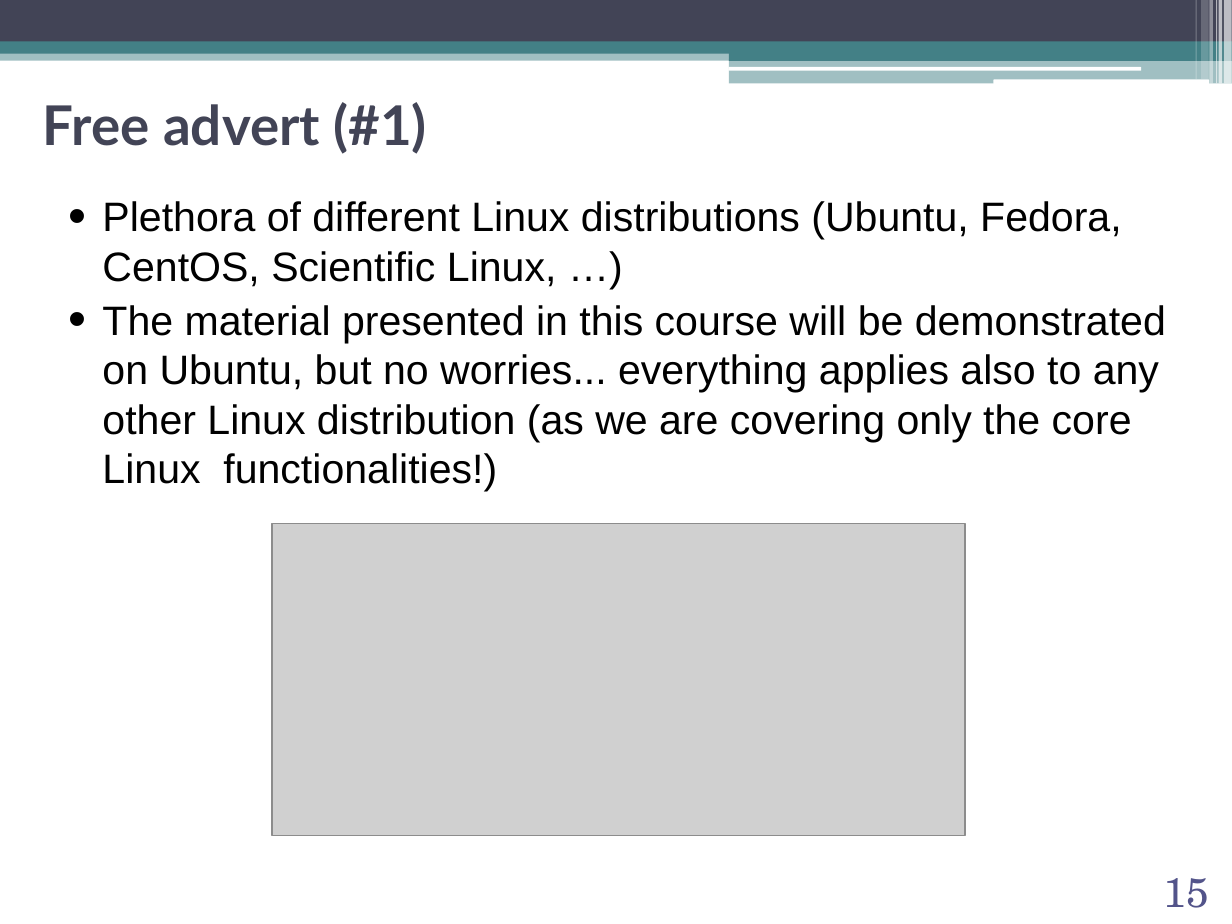
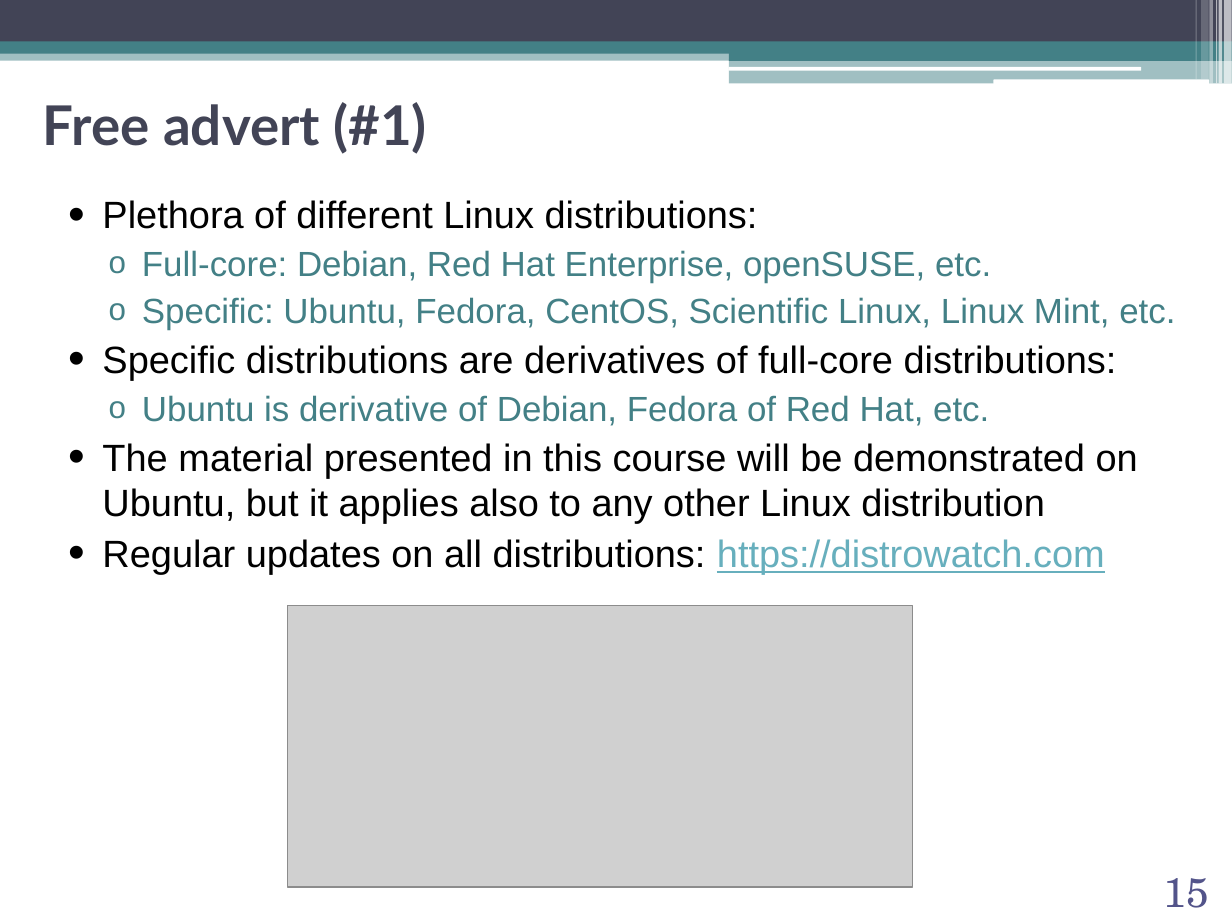
Before and after one commit to abilandz/PH8124, a slide deck: slide 15 of Lecture_1/ABilandzic_PH8124_SS2021.pptx. Drawn at 1232x924 pixels with LibreOffice and Linux fonts; fonts in the diff are those of the drawing; grey boxes stand for pictures; background and template pictures are left out. Boxes give left, top, right and bottom in pixels: in the first picture for what was removed or moved away, otherwise in the second. Text is boxed around its words. In the diff, an @@ line names an element or a change of style, - is before the commit and + after.

Commit message:
update in Lecture 1

```diff
--- a/Lecture_1/ABilandzic_PH8124_SS2021.pptx
+++ b/Lecture_1/ABilandzic_PH8124_SS2021.pptx
@@ text at [102, 200, 1175, 574]: text changed; size 24 to 22.2 pt @@
-• Plethora of different Linux distributions (Ubuntu, Fedora, CentOS, Scientific Linux, …)
-• The material presented in this course will be demonstrated on Ubuntu, but no worries... everything applies also to any other Linux distribution (as we are covering only the core Linux functionalities!)
+• Plethora of different Linux distributions:
+  o Full-core: Debian, Red Hat Enterprise, openSUSE, etc.
+  o Specific: Ubuntu, Fedora, CentOS, Scientific Linux, Linux Mint, etc.
+• Specific distributions are derivatives of full-core distributions:
+  o Ubuntu is derivative of Debian, Fedora of Red Hat, etc.
+• The material presented in this course will be demonstrated on Ubuntu, but it applies also to any other Linux distribution
+• Regular updates on all distributions: https://distrowatch.com
@@ picture: place and size @@
-picture at [272, 524, 965, 835]
+picture at [287, 606, 912, 887]
```
Also in this commit, not shown: 12 other slides changed, 1 other file.
